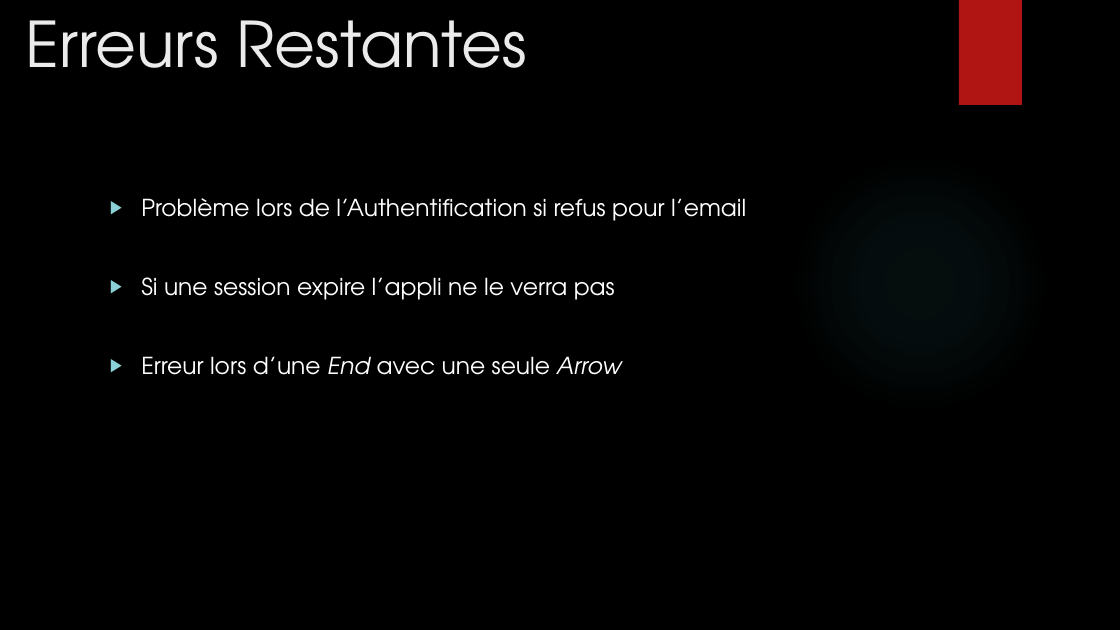
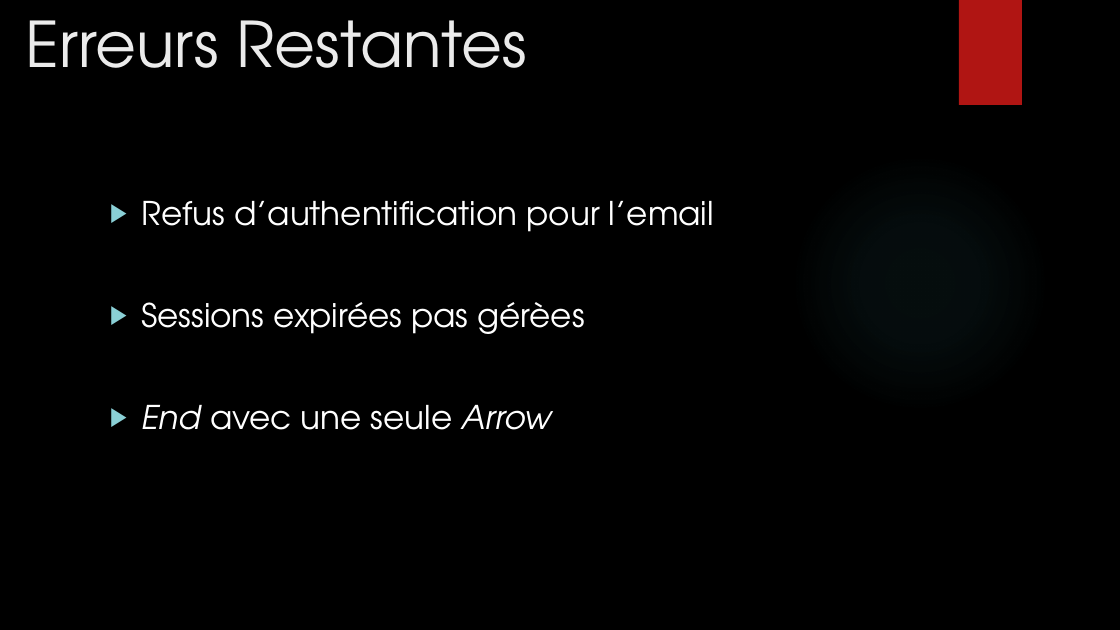
Before and after one commit to mbonjour/Shoot4Stats, a slide deck: slide 21 of Documentation/Défense/Shoot4stats.pptx (slide 19 before the commit). Drawn at 1120x630 pixels with LibreOffice and Linux fonts; fonts in the diff are those of the drawing; background and template pictures are left out. Boxes give left, top, right and bottom in pixels: in the first picture for what was removed or moved away, otherwise in the second. Text is boxed around its words. In the diff, an @@ line names an element or a change of style, - is before the commit and + after.

```diff
--- a/Documentation/Défense/Shoot4stats.pptx
+++ b/Documentation/Défense/Shoot4stats.pptx
@@ text at box(141, 201, 714, 430): text changed; size 20 to 28 pt @@
-▶ Problème lors de l’Authentification si refus pour l’email
-▶ Si une session expire l’appli ne le verra pas
-▶ Erreur lors d’une End avec une seule Arrow
+▶ Refus d’authentification pour l’email
+▶ Sessions expirées pas gérèes
+▶ End avec une seule Arrow
```
Also in this commit, not shown: 16 other slides changed, 4 slides added, 2 slides removed, 1 other file.
